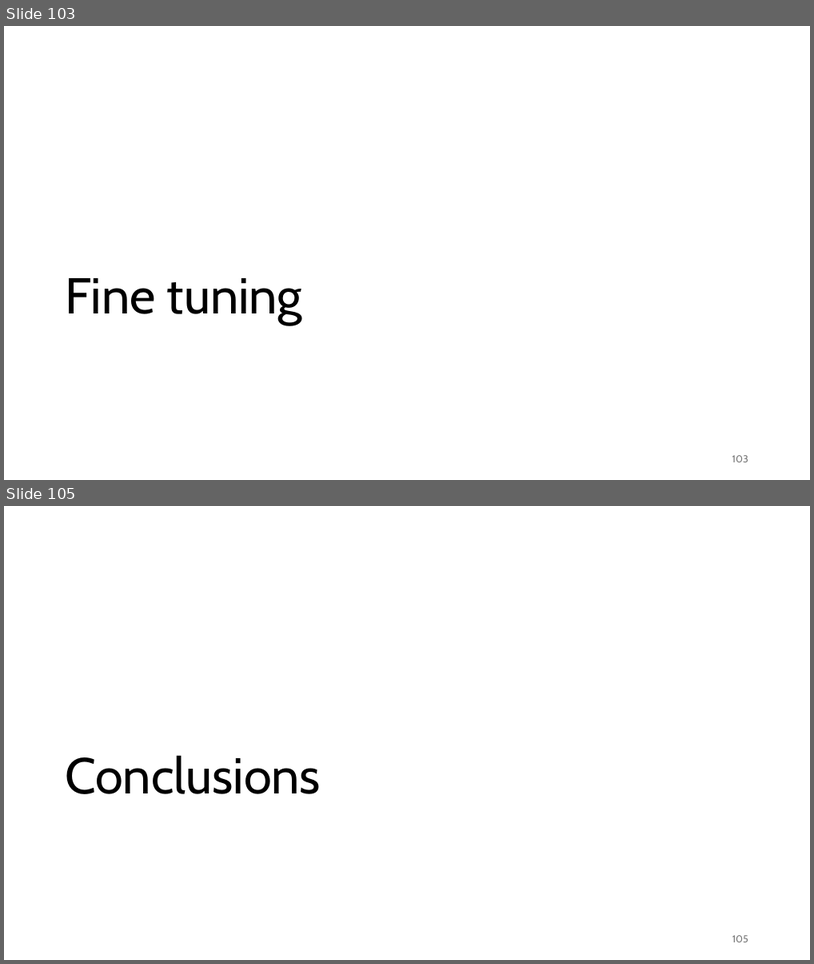
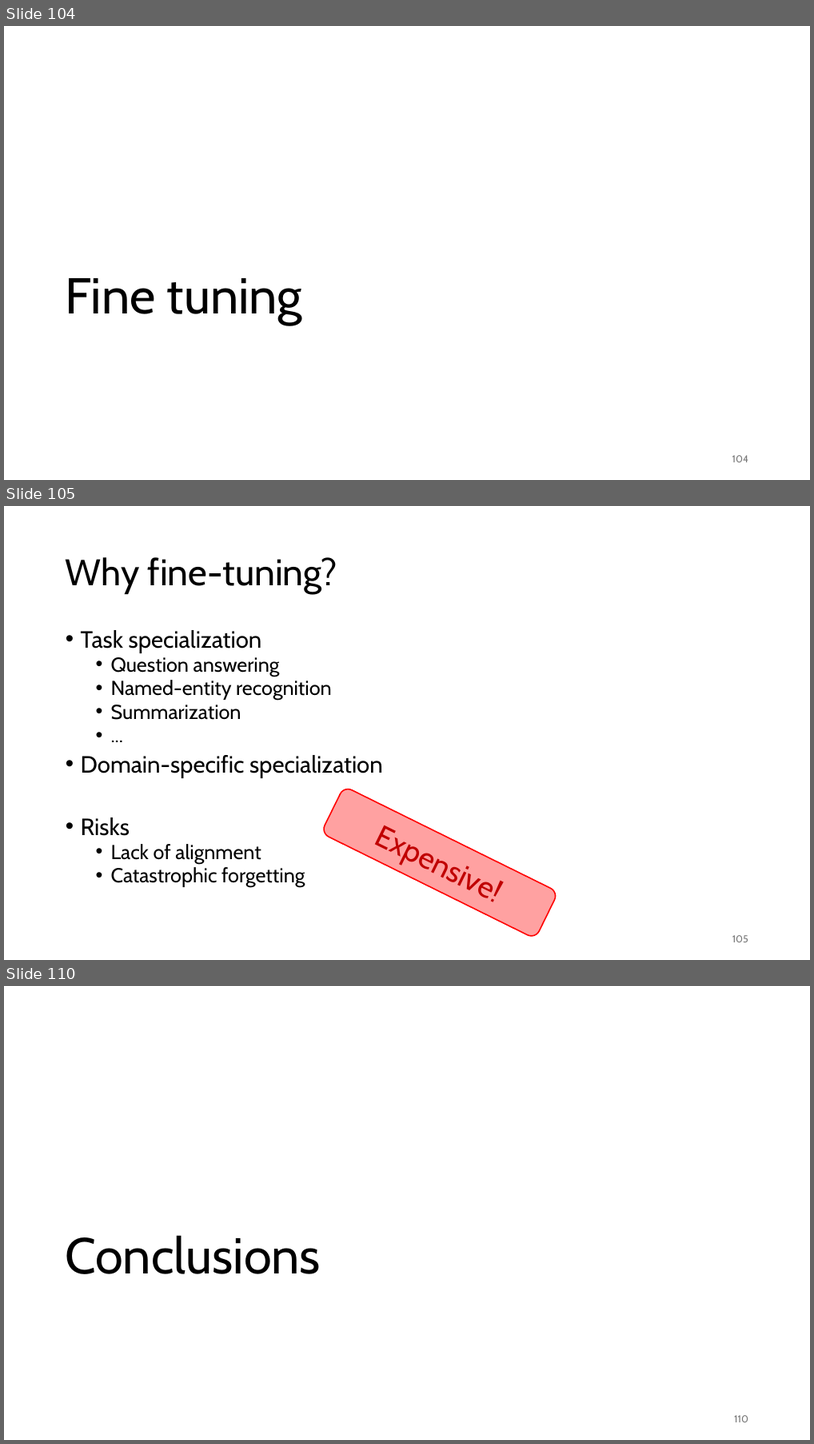
Before and after one commit to gjbex/Deploying-LLMs-locally, a slide deck: local_LLMs.pptx. Shown one above the other, each under a label of ours: slides 103 and 105 before the commit, slides 104, 105 and 110 after it; the slides between them are not shown. The pictures are 814x964 and 814x1444 pixels, drawn with LibreOffice and Linux fonts; fonts in the diff are those of the drawing. Boxes give left, top, right and bottom in pixels: in the first picture for what was removed or moved away, otherwise in the second. Text is boxed around its words. In the diff, an @@ line names an element or a change of style, - is before the commit and + after.

Commit message:
Add fine-tuning slides

```diff
--- a/local_LLMs.pptx
+++ b/local_LLMs.pptx
@@ slide 105 added at (4, 506, 810, 960), background #FFFFFF @@
@@ title added at (66, 557, 338, 594), 44 pt, text #000000 @@
+Why fine-tuning?
@@ text added at (81, 630, 383, 888), 24 pt, text #000000 @@
+• Task specialization
+  • Question answering
+  • Named-entity recognition
+  • Summarization
+  • ...
+• Domain-specific specialization
+• Risks
+  • Lack of alignment
+  • Catastrophic forgetting
@@ rounded rectangle added at (322, 786, 558, 939), fill #FF0000 at 37% opacity, outline #FF0000 1.5 pt, 36 pt, text #C00000 @@
+Expensive!
@@ page number added at (733, 935, 749, 942), 12 pt, text #797979 @@
+105
@@ what was slide 103 is now slide 104 @@
@@ page number at (733, 455, 749, 462): text changed @@
-103
+104
@@ what was slide 105 is now slide 110 @@
@@ page number at (734, 1415, 749, 1422): text changed @@
-105
+110
```
Also in this commit, not shown: 5 other slides added, 1 slide removed.
